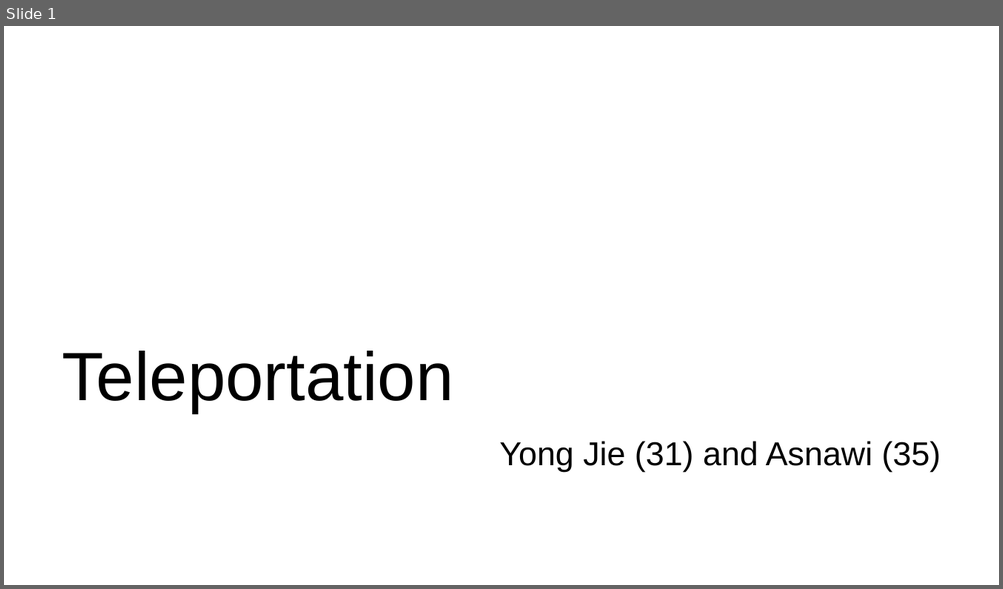
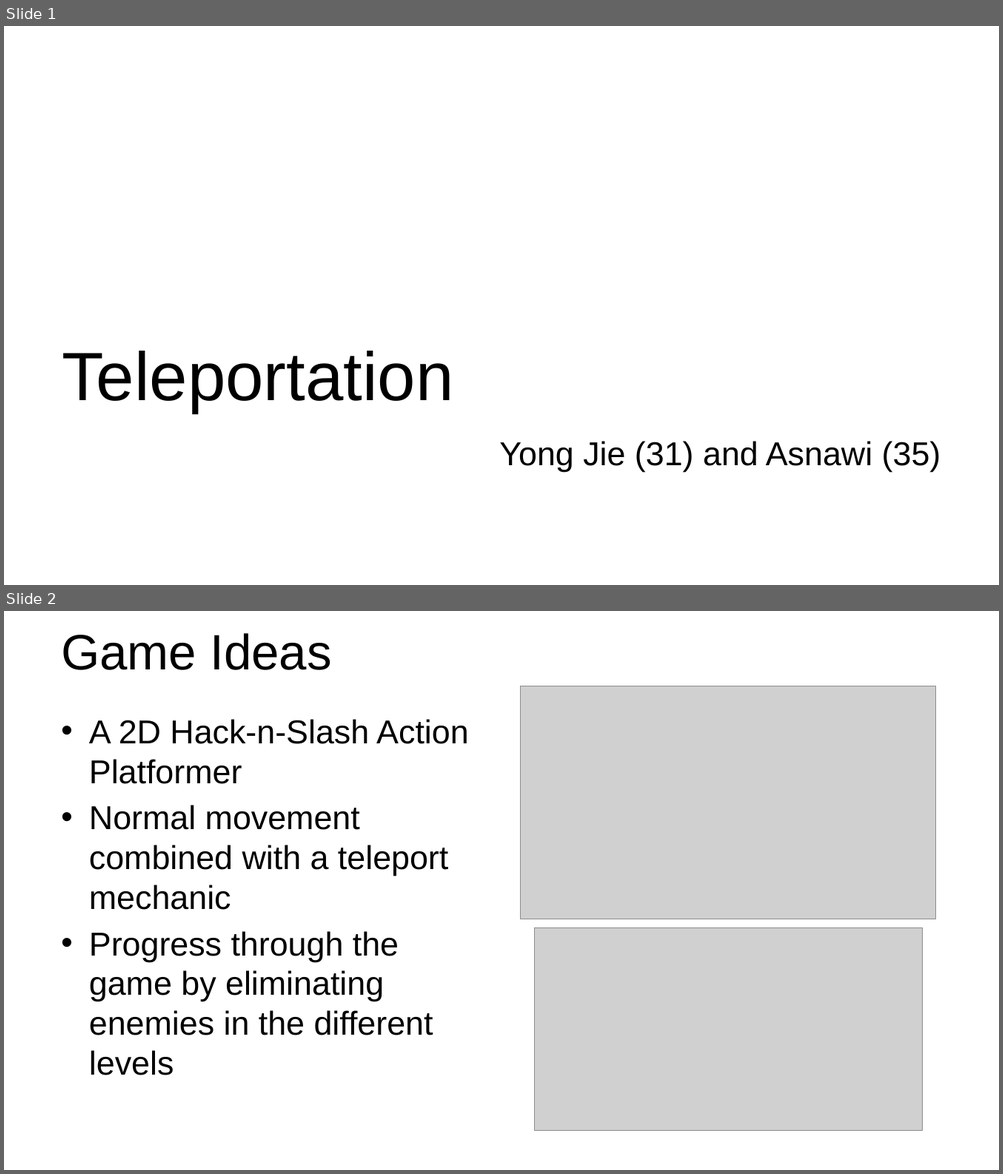
Before and after one commit to Randomdudu/GIT-Mini-Project, a slide deck: 30_Yongjie_35_Asnawi_Presentation.pptx. Shown one above the other, each under a label of ours: slide 1 before the commit, slides 1 and 2 after it. The pictures are 1003x589 and 1003x1174 pixels, drawn with LibreOffice and Linux fonts; fonts in the diff are those of the drawing; grey boxes stand for pictures; background and template pictures are left out. Boxes give left, top, right and bottom in pixels: in the first picture for what was removed or moved away, otherwise in the second. Text is boxed around its words. In the diff, an @@ line names an element or a change of style, - is before the commit and + after.

```diff
--- a/30_Yongjie_35_Asnawi_Presentation.pptx
+++ b/30_Yongjie_35_Asnawi_Presentation.pptx
@@ slide 2 added at (4, 611, 999, 1170), background picture (left out) @@
@@ title added at (61, 633, 332, 670), 48 pt, text #000000 @@
+Game Ideas
@@ picture added at (521, 686, 935, 919) @@
@@ text added at (89, 719, 468, 1076), 32 pt, text #000000 @@
+• A 2D Hack-n-Slash Action Platformer
+• Normal movement combined with a teleport mechanic
+• Progress through the game by eliminating enemies in the different levels
@@ picture added at (535, 928, 922, 1131) @@
```
Also in this commit, not shown: 1 slide changed, 1 slide removed, 57 other files.
